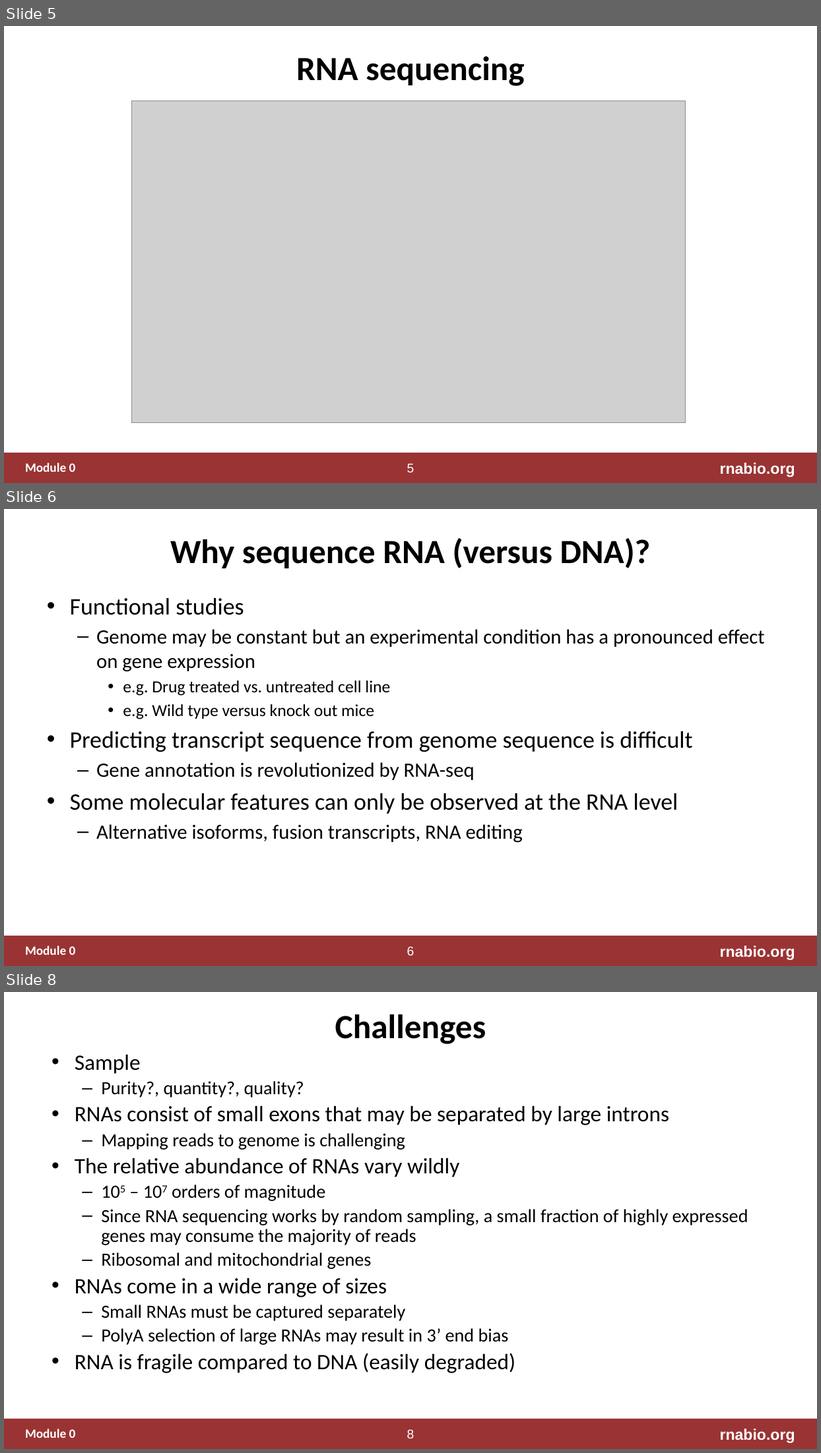
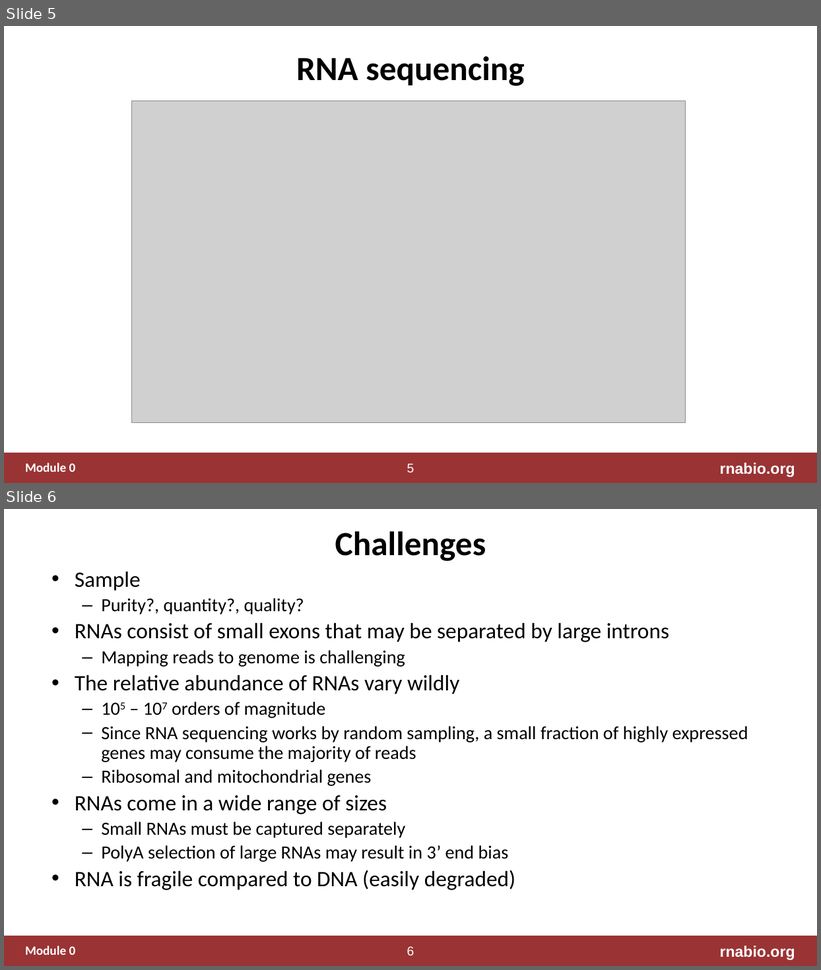
Before and after one commit to griffithlab/rnabio.org, a slide deck: assets/lectures/cshl/2020/full/RNASeq_Module0_IntrotoRNA.pptx. Shown one above the other, each under a label of ours: slides 5, 6 and 8 before the commit, slides 5 and 6 after it; the slides between them are not shown. The pictures are 821x1453 and 821x970 pixels, drawn with LibreOffice and Linux fonts; fonts in the diff are those of the drawing; grey boxes stand for pictures. Boxes give left, top, right and bottom in pixels: in the first picture for what was removed or moved away, otherwise in the second. Text is boxed around its words. In the diff, an @@ line names an element or a change of style, - is before the commit and + after.

```diff
--- a/assets/lectures/cshl/2020/full/RNASeq_Module0_IntrotoRNA.pptx
+++ b/assets/lectures/cshl/2020/full/RNASeq_Module0_IntrotoRNA.pptx
@@ slide 6 removed at (4,509,817,966), background #FFFFFF; not listed: 4 template elements that a slide beside it also shows @@
@@ title removed at (170,538,651,568) @@
-Why sequence RNA (versus DNA)?
@@ text removed at (70,598,765,843) @@
-• Functional studies
-  – Genome may be constant but an experimental condition has a pronounced effect on gene expression
-    • e.g. Drug treated vs. untreated cell line
-    • e.g. Wild type versus knock out mice
-• Predicting transcript sequence from genome sequence is difficult
-  – Gene annotation is revolutionized by RNA-seq
-• Some molecular features can only be observed at the RNA level
-  – Alternative isoforms, fusion transcripts, RNA editing
@@ what was slide 8 is now slide 6 @@
@@ page number at (407,947,415,956): text changed @@
-8
+6
```
Also in this commit, not shown: 1 slide changed, 6 other slides removed, 1 other file.
